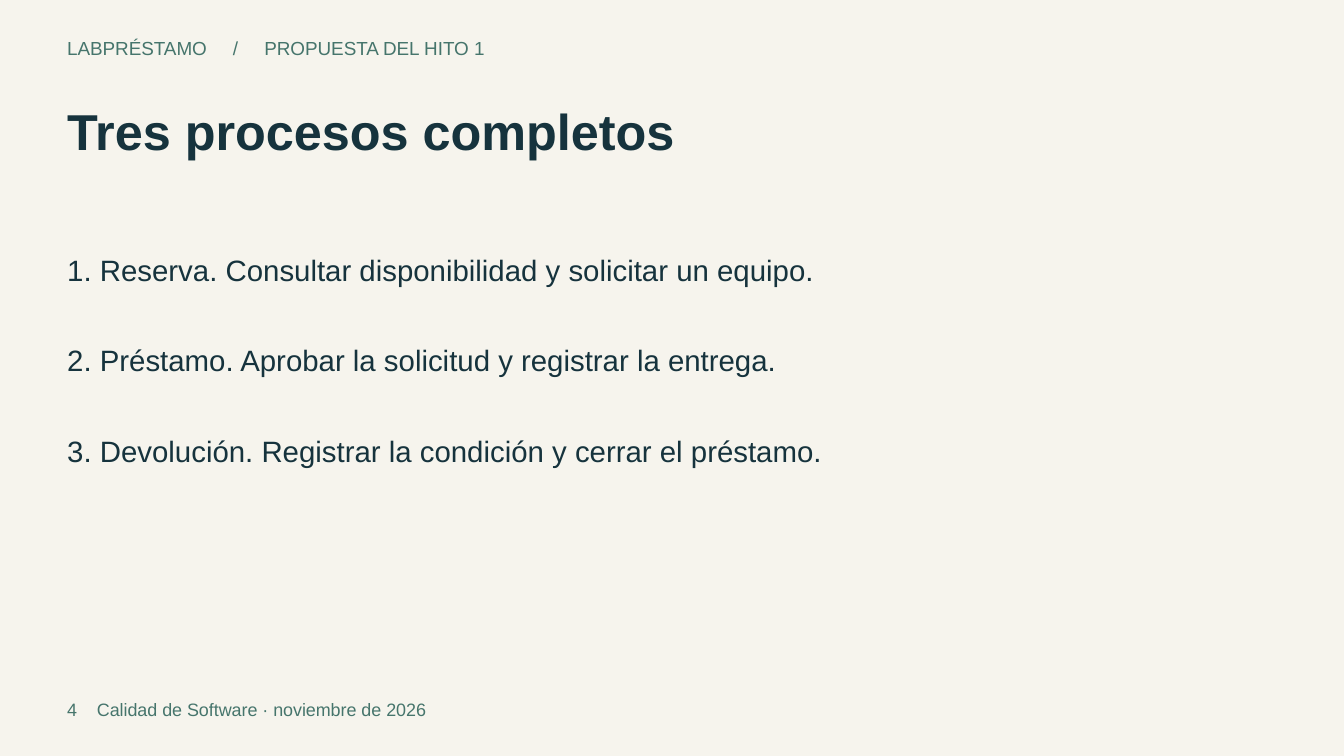
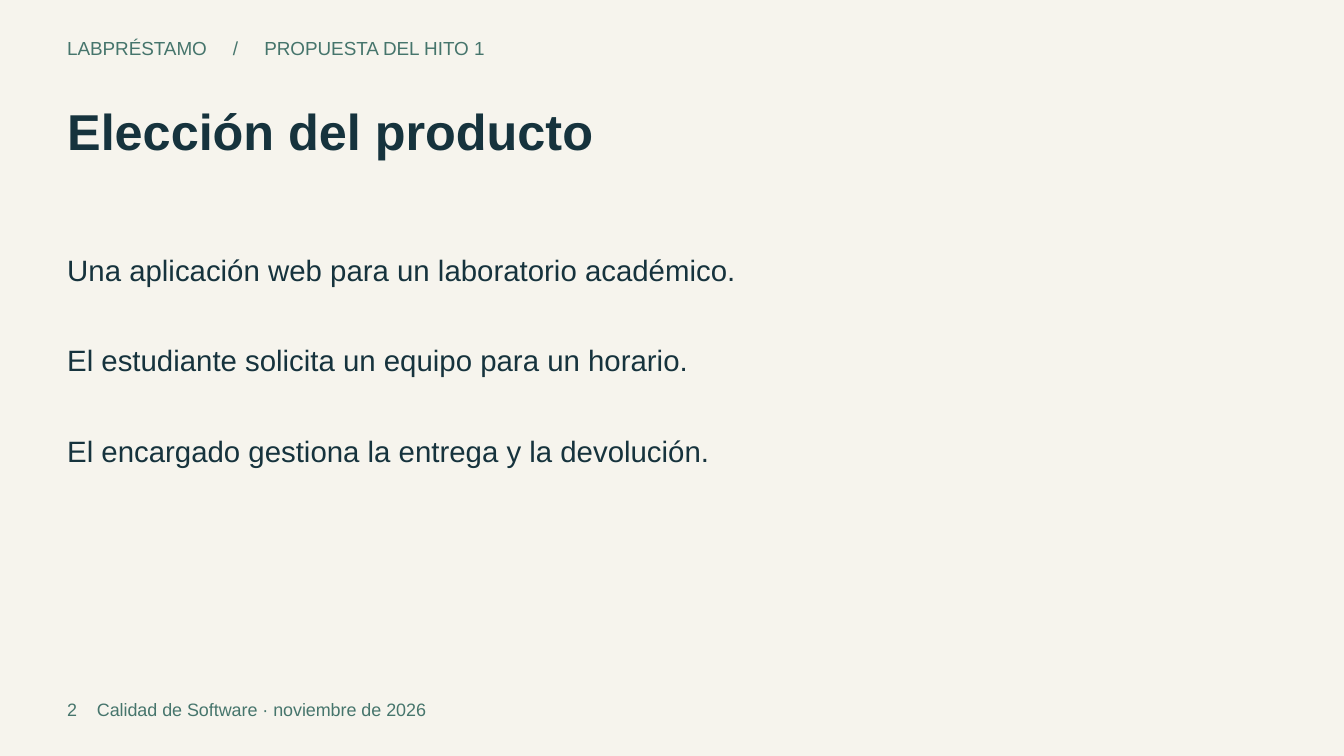
Before and after one commit to Piero-design/LabPrestamo, a slide deck: slide 2 of documentos/LabPrestamo_Hito_1.pptx (slide 4 before the commit). Drawn at 1344x756 pixels with LibreOffice and Linux fonts; fonts in the diff are those of the drawing. Boxes give left, top, right and bottom in pixels: in the first picture for what was removed or moved away, otherwise in the second. Text is boxed around its words. In the diff, an @@ line names an element or a change of style, - is before the commit and + after.

Commit message:
Ajustar al alcance del primer entregable e incorporar mockups

```diff
--- a/documentos/LabPrestamo_Hito_1.pptx
+++ b/documentos/LabPrestamo_Hito_1.pptx
@@ text at <box>67,113,593,160</box>: text changed @@
-Tres procesos completos
+Elección del producto
@@ text at <box>67,259,735,287</box>: text changed @@
-1. Reserva. Consultar disponibilidad y solicitar un equipo.
+Una aplicación web para un laboratorio académico.
@@ text at <box>67,349,688,377</box>: text changed @@
-2. Préstamo. Aprobar la solicitud y registrar la entrega.
+El estudiante solicita un equipo para un horario.
@@ text at <box>67,440,709,467</box>: text changed @@
-3. Devolución. Registrar la condición y cerrar el préstamo.
+El encargado gestiona la entrega y la devolución.
@@ text at <box>67,703,426,716</box>: text changed @@
-4 Calidad de Software · noviembre de 2026
+2 Calidad de Software · noviembre de 2026
```
Also in this commit, not shown: 6 other slides changed, 3 slides added, 8 slides removed, 8 other files.
